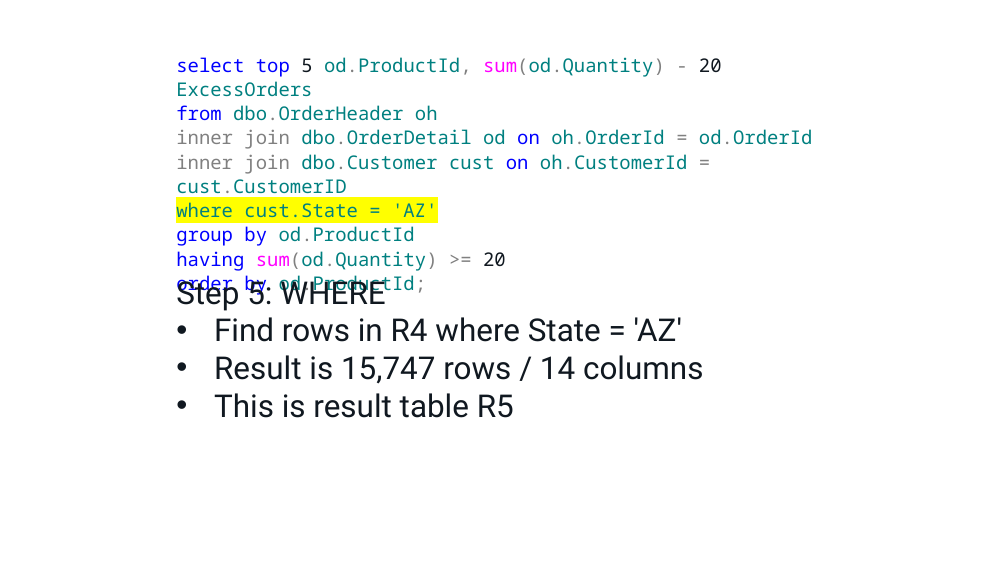
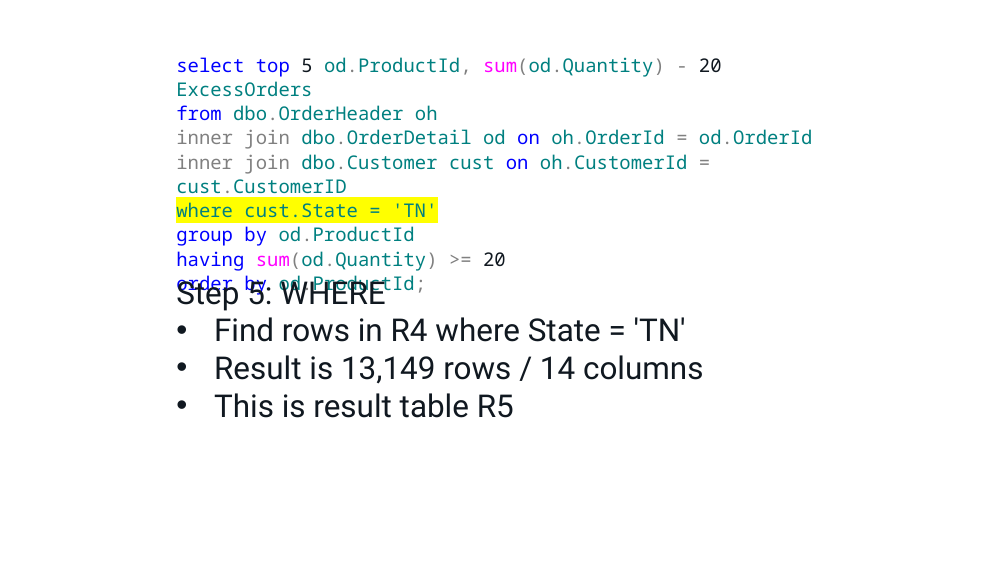
Before and after one commit to tf3604/OptimizerPresentation, a slide deck: slide 13 of Optimizer.pptx. Drawn at 1008x567 pixels with LibreOffice and Linux fonts; fonts in the diff are those of the drawing; background and template pictures are left out. Boxes give left, top, right and bottom in pixels: in the first picture for what was removed or moved away, otherwise in the second. Text is boxed around its words. In the diff, an @@ line names an element or a change of style, - is before the commit and + after.

```diff
--- a/Optimizer.pptx
+++ b/Optimizer.pptx
@@ text at (176,202,437,218): text changed @@
-where cust.State = 'AZ'
+where cust.State = 'TN'
@@ text at (214,317,703,384): text changed @@
-• Find rows in R4 where State = 'AZ'
-• Result is 15,747 rows / 14 columns
+• Find rows in R4 where State = 'TN'
+• Result is 13,149 rows / 14 columns
```
Also in this commit, not shown: 11 other slides changed.
